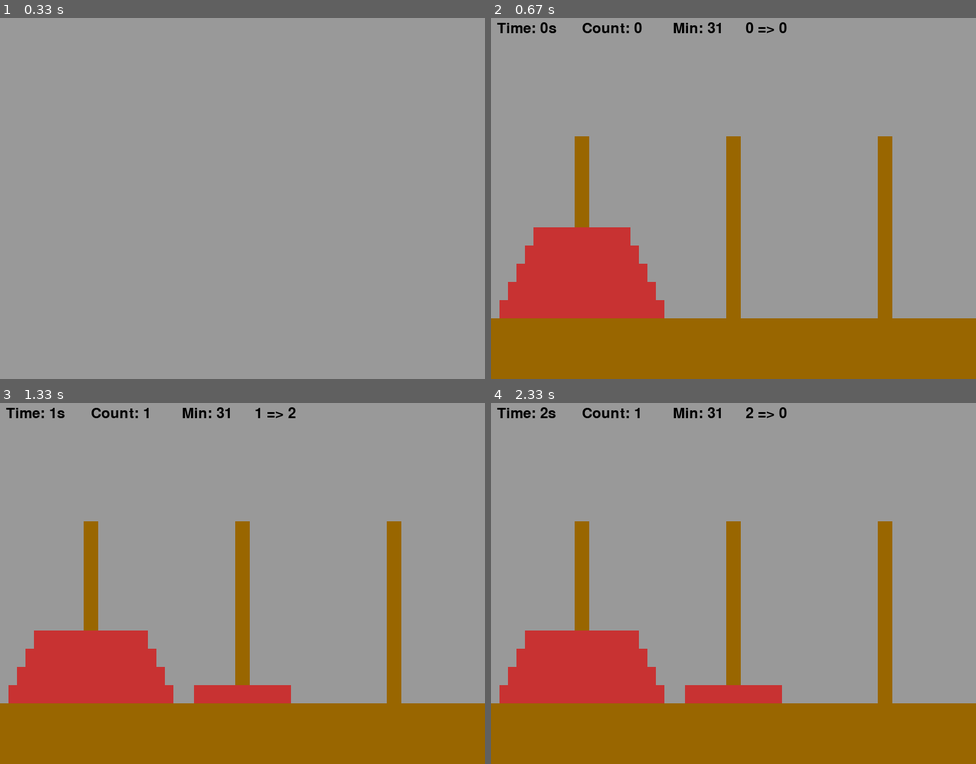
Above: before the commit, frames 1-4 (two rows, left to right).
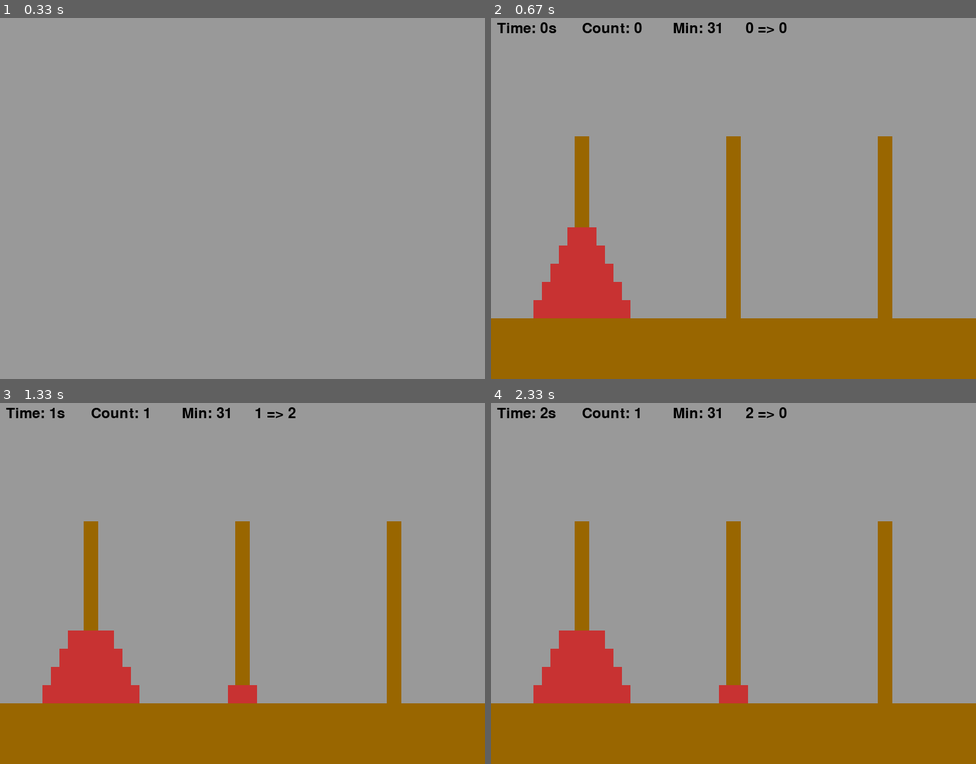
Above: after the commit, the same moments.

Repository: dhrjsfud0522/pygame
Game: pygame game, started from Tower_of_Hanoi.py
Two runs of this game, one before a commit and one after it. Both use one fixed random seed, a clock stepped at 60 frames per second and the inputs below.
Inputs (mouse positions are in pixels of both pictures, inside the frame that each line leads up to):
- Up to frame 1 (0.33 s): no input
- Up to frame 2 (0.67 s): tap Space at 0.33 s
- Up to frame 3 (1.33 s): click (126, 583) at 0.72 s; click (315, 453) at 1.05 s
- Up to frame 4 (2.33 s): click (607, 446) at 1.38 s; click (709, 677) at 1.72 s; click (665, 507) at 2.05 s

Frame 1 is identical in both runs. In frame 2, 3.5% of the frame differs, in the area x 1-36%, y 57-84%; in frame 3, 3.5%; in frame 4, 3.5%.

Commit message:
새로고침 오류

Diff:
--- a/Tower_of_Hanoi.py
+++ b/Tower_of_Hanoi.py
@@ -36,7 +36,7 @@
     def draw(self, list, screen, n):
         s = 1
         for i in list:
-            Ring().create(screen, n, i, s, RED)
+            Ring().create(screen, n, 10 - i, s, RED)
             s += 1
 
 def change_ring(l1, l2, l3, n1, n2, n3):
@@ -56,7 +56,7 @@
                     l1.insert(len(l1), l2[-1])
                     del(l2[-1])
                     count += 1
-                elif l2[-1] > l1[-1]:
+                elif l2[-1] < l1[-1]:
                     change = n1
                     l1.insert(len(l1), l2[-1])
                     del(l2[-1])
@@ -67,18 +67,19 @@
                     l1.insert(len(l1), l3[-1])
                     del(l3[-1])
                     count += 1
-                elif l3[-1] > l1[-1]:
+                elif l3[-1] < l1[-1]:
                     change = n1
                     l1.insert(len(l1), l3[-1])
                     del(l3[-1])
                     count += 1
             step = 0
+
         return(l1, l2, l3)
 
 time = 0
 end = 0
 
-def game(s1, s2, s3, s_c):
+def game(s1, s2, s3, m):
     global step
     global choise
     global change
@@ -116,6 +117,10 @@
                         s2, s1, s3 = change_ring(s2, s1, s3, 2, 1, 3)
                     else:
                         s3, s1, s2 = change_ring(s3, s1, s2, 3, 1, 2)
+                    print(s1)
+                    print(s2)
+                    print(s3)
+                    print(s_c)
 
                 elif event.type == pygame.KEYDOWN:
                     if event.key == pygame.K_r:
@@ -132,7 +137,8 @@
                 size = effect_image.get_width() // 2
                 screen.blit(effect_image, (pygame.mouse.get_pos()[0] - size, pygame.mouse.get_pos()[1] - size))
                 effect = 0
-
+            s_c = list(range(1, m))
+            s_c.reverse()
             if s3 == s_c:
                 end = 1
 
@@ -183,8 +189,6 @@
                         time_m += time
                         end = 0
 
-            time = (pygame.time.get_ticks()) // 1000
-
         pygame.display.flip()
         clock.tick(60)
     pygame.quit()
@@ -210,11 +214,12 @@
                     m = 10
                 elif event.key == pygame.K_SPACE:
                     r = False
-                    game(s1, s2, s3, s1)
+                    game(s1, s2, s3, m)
         if not r:
             break
 
         s1 = list(range(1, m))
+        s1.reverse()
         s2 = []
         s3 = []
         pygame.display.flip()
